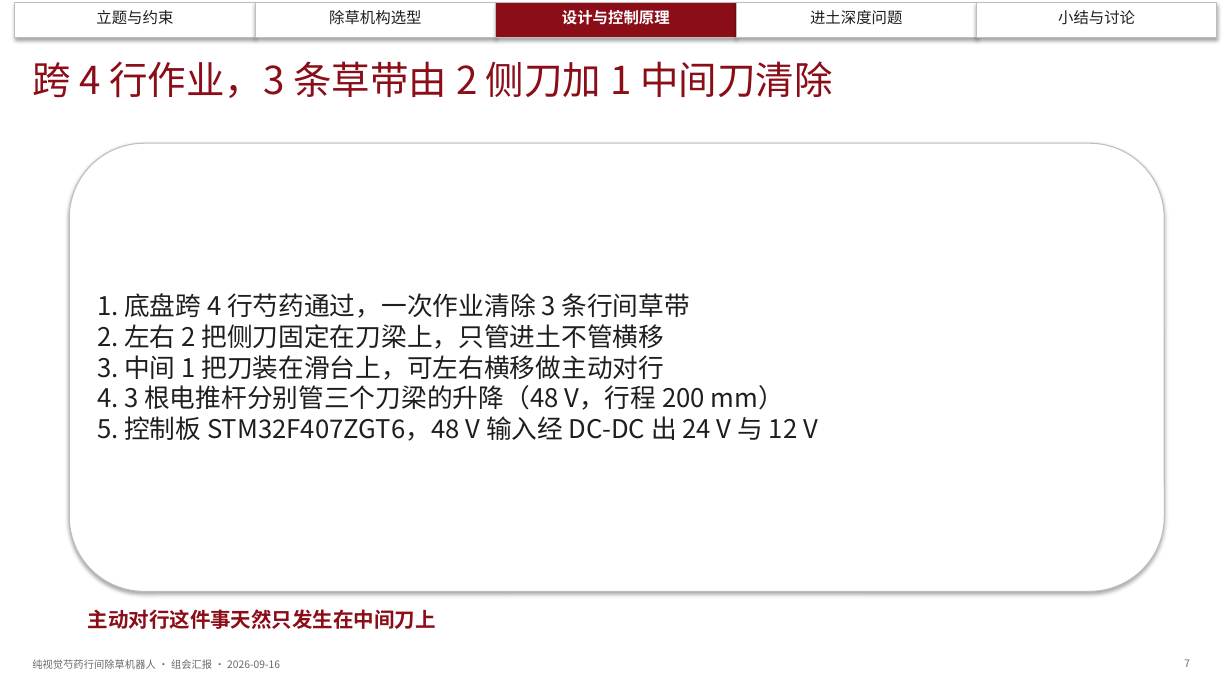
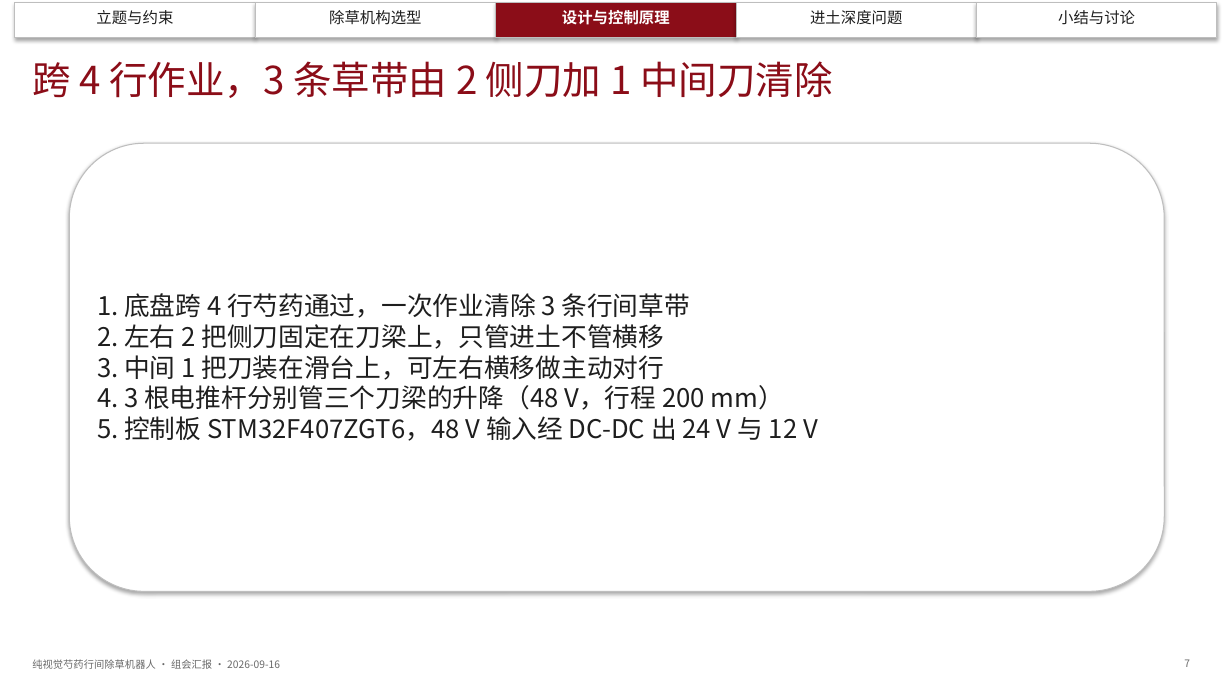
Before and after one commit to dangan2276326123-svg/zcode-chucao, a slide deck: slide 7 of docs/组会汇报_20260916/组会汇报_纯视觉芍药行间除草机器人_20260916.pptx. Drawn at 1232x693 pixels with LibreOffice and Linux fonts; fonts in the diff are those of the drawing. Boxes give left, top, right and bottom in pixels: in the first picture for what was removed or moved away, otherwise in the second. Text is boxed around its words. In the diff, an @@ line names an element or a change of style, - is before the commit and + after.

```diff
--- a/docs/组会汇报_20260916/组会汇报_纯视觉芍药行间除草机器人_20260916.pptx
+++ b/docs/组会汇报_20260916/组会汇报_纯视觉芍药行间除草机器人_20260916.pptx
@@ text removed at [88,609,436,629] @@
-主动对行这件事天然只发生在中间刀上
```
Also in this commit, not shown: 12 other slides changed, 2 other files.
